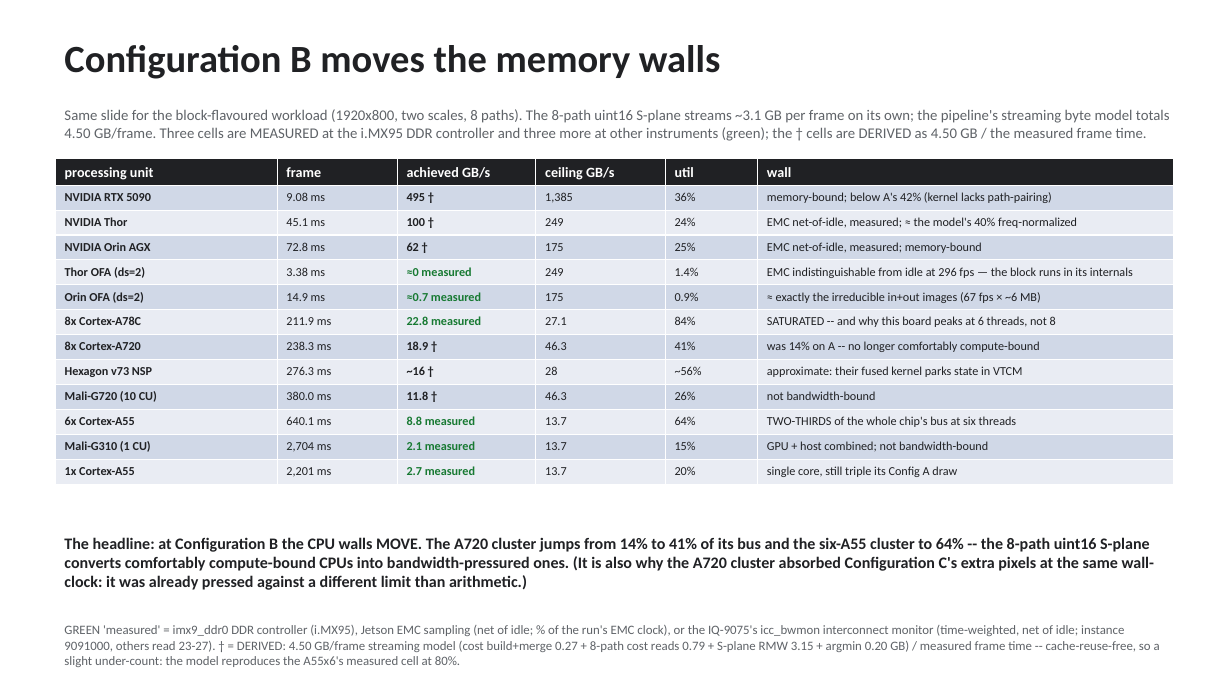
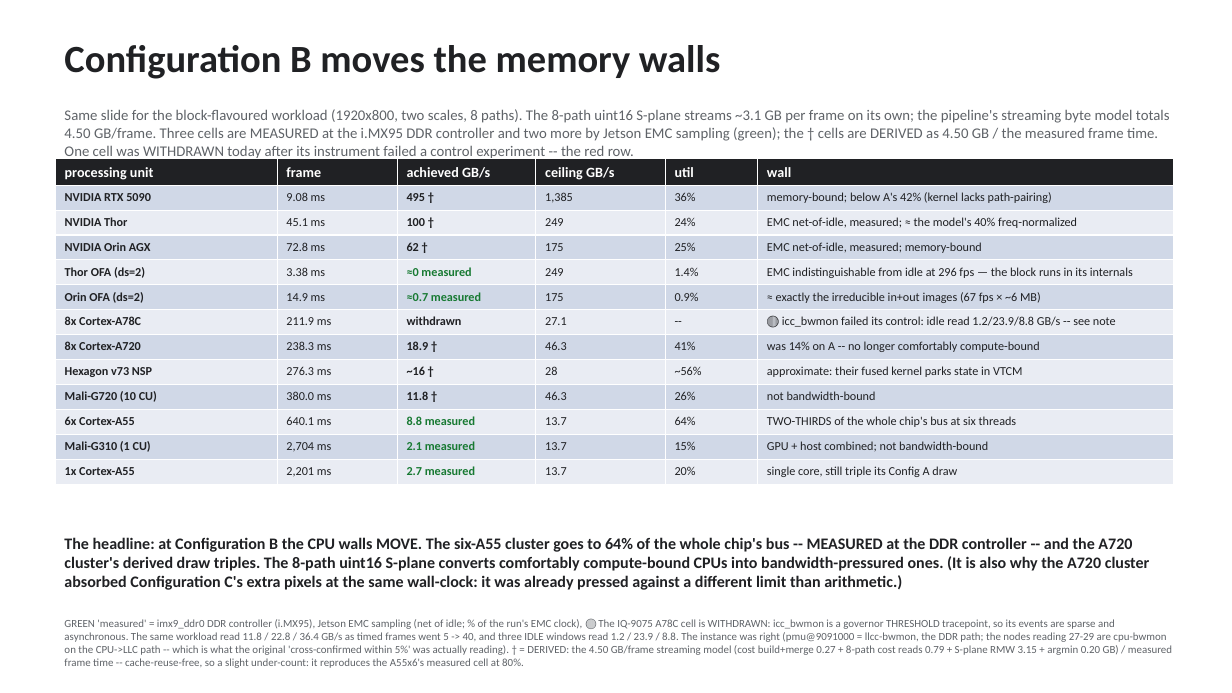
Before and after one commit to kylefoxaustin/sgm-bench, a slide deck: slide 3 of docs/sgm-results.pptx. Drawn at 1232x693 pixels with LibreOffice and Linux fonts; fonts in the diff are those of the drawing. Boxes give left, top, right and bottom in pixels: in the first picture for what was removed or moved away, otherwise in the second. Text is boxed around its words. In the diff, an @@ line names an element or a change of style, - is before the commit and + after.

Commit message:
WITHDRAW the A78C DDR cells: icc_bwmon failed its own control experiment
The 22.8 GB/s / 84% 'bandwidth-SATURATED' finding published this afternoon
is retracted, along with the claim that it explained the IQ-9075's
6-threads-beats-8 behaviour, and the Configuration A footnote's assertion
that icc_bwmon cross-confirmed that board's copy-probe ceiling.

Three checks killed it:
  - run-length dependence: the identical workload read 11.8 / 22.8 / 36.4
    GB/s as timed frames went 5 -> 40
  - impossible idle: three idle windows read 1.2 / 23.9 / 8.8 GB/s
  - incoherent absolutes: a copy self-reporting 27.6 read 18.3 at the DDR
    monitor while SGM read 33-36 against a ~21 byte model

The instance choice was RIGHT (DT: pmu@9091000 = llcc-bwmon, the DDR path);
the two nodes reading 27-29 are cpu-bwmon on the CPU->LLC path -- and those
are what the original 'cross-confirmed within 5%' was reading, so two wrong
things agreed and looked like evidence. icc_bwmon is the interconnect
governor's threshold tracepoint: sparse asynchronous events that no
time-weighted integration can turn into a bandwidth.

The copy-probe ceiling (27.1, re-measured 27.6) survives -- it does not
depend on this instrument. Full account, including the general rule that an
instrument must pass a control before its output is a measurement, in
REPORT.md.

```diff
--- a/docs/sgm-results.pptx
+++ b/docs/sgm-results.pptx
@@ text at (64,109,1170,160): text changed @@
-Same slide for the block-flavoured workload (1920x800, two scales, 8 paths). The 8-path uint16 S-plane streams ~3.1 GB per frame on its own; the pipeline's streaming byte model totals 4.50 GB/frame. Three cells are MEASURED at the i.MX95 DDR controller and three more at other instruments (green); the † cells are DERIVED as 4.50 GB / the measured frame time.
+Same slide for the block-flavoured workload (1920x800, two scales, 8 paths). The 8-path uint16 S-plane streams ~3.1 GB per frame on its own; the pipeline's streaming byte model totals 4.50 GB/frame. Three cells are MEASURED at the i.MX95 DDR controller and two more by Jetson EMC sampling (green); the † cells are DERIVED as 4.50 GB / the measured frame time. One cell was WITHDRAWN today after its instrument failed a control experiment -- the red row.
@@ table at (55,159,1174,483) @@
-row 7: 8x Cortex-A78C | 211.9 ms | 22.8 measured | 27.1 | 84% | SATURATED -- and why this board peaks at 6 threads, not 8
+row 7: 8x Cortex-A78C | 211.9 ms | withdrawn | 27.1 | -- | 🔴 icc_bwmon failed its control: idle read 1.2/23.9/8.8 GB/s -- see note
@@ text at (64,537,1150,590): text changed @@
-The headline: at Configuration B the CPU walls MOVE. The A720 cluster jumps from 14% to 41% of its bus and the six-A55 cluster to 64% -- the 8-path uint16 S-plane converts comfortably compute-bound CPUs into bandwidth-pressured ones. (It is also why the A720 cluster absorbed Configuration C's extra pixels at the same wall-clock: it was already pressed against a different limit than arithmetic.)
+The headline: at Configuration B the CPU walls MOVE. The six-A55 cluster goes to 64% of the whole chip's bus -- MEASURED at the DDR controller -- and the A720 cluster's derived draw triples. The 8-path uint16 S-plane converts comfortably compute-bound CPUs into bandwidth-pressured ones. (It is also why the A720 cluster absorbed Configuration C's extra pixels at the same wall-clock: it was already pressed against a different limit than arithmetic.)
@@ text at (64,619,1172,668): text changed; size 10 to 8.5 pt @@
-GREEN 'measured' = imx9_ddr0 DDR controller (i.MX95), Jetson EMC sampling (net of idle; % of the run's EMC clock), or the IQ-9075's icc_bwmon interconnect monitor (time-weighted, net of idle; instance 9091000, others read 23-27). † = DERIVED: 4.50 GB/frame streaming model (cost build+merge 0.27 + 8-path cost reads 0.79 + S-plane RMW 3.15 + argmin 0.20 GB) / measured frame time -- cache-reuse-free, so a slight under-count: the model reproduces the A55x6's measured cell at 80%.
+GREEN 'measured' = imx9_ddr0 DDR controller (i.MX95), Jetson EMC sampling (net of idle; % of the run's EMC clock), 🔴 The IQ-9075 A78C cell is WITHDRAWN: icc_bwmon is a governor THRESHOLD tracepoint, so its events are sparse and asynchronous. The same workload read 11.8 / 22.8 / 36.4 GB/s as timed frames went 5 -> 40, and three IDLE windows read 1.2 / 23.9 / 8.8. The instance was right (pmu@9091000 = llcc-bwmon, the DDR path; the nodes reading 27-29 are cpu-bwmon on the CPU->LLC path -- which is what the original 'cross-confirmed within 5%' was actually reading). † = DERIVED: the 4.50 GB/frame streaming model (cost build+merge 0.27 + 8-path cost reads 0.79 + S-plane RMW 3.15 + argmin 0.20 GB) / measured frame time -- cache-reuse-free, so a slight under-count: it reproduces the A55x6's measured cell at 80%.
```
Also in this commit, not shown: 3 other slides changed, 3 other files.
